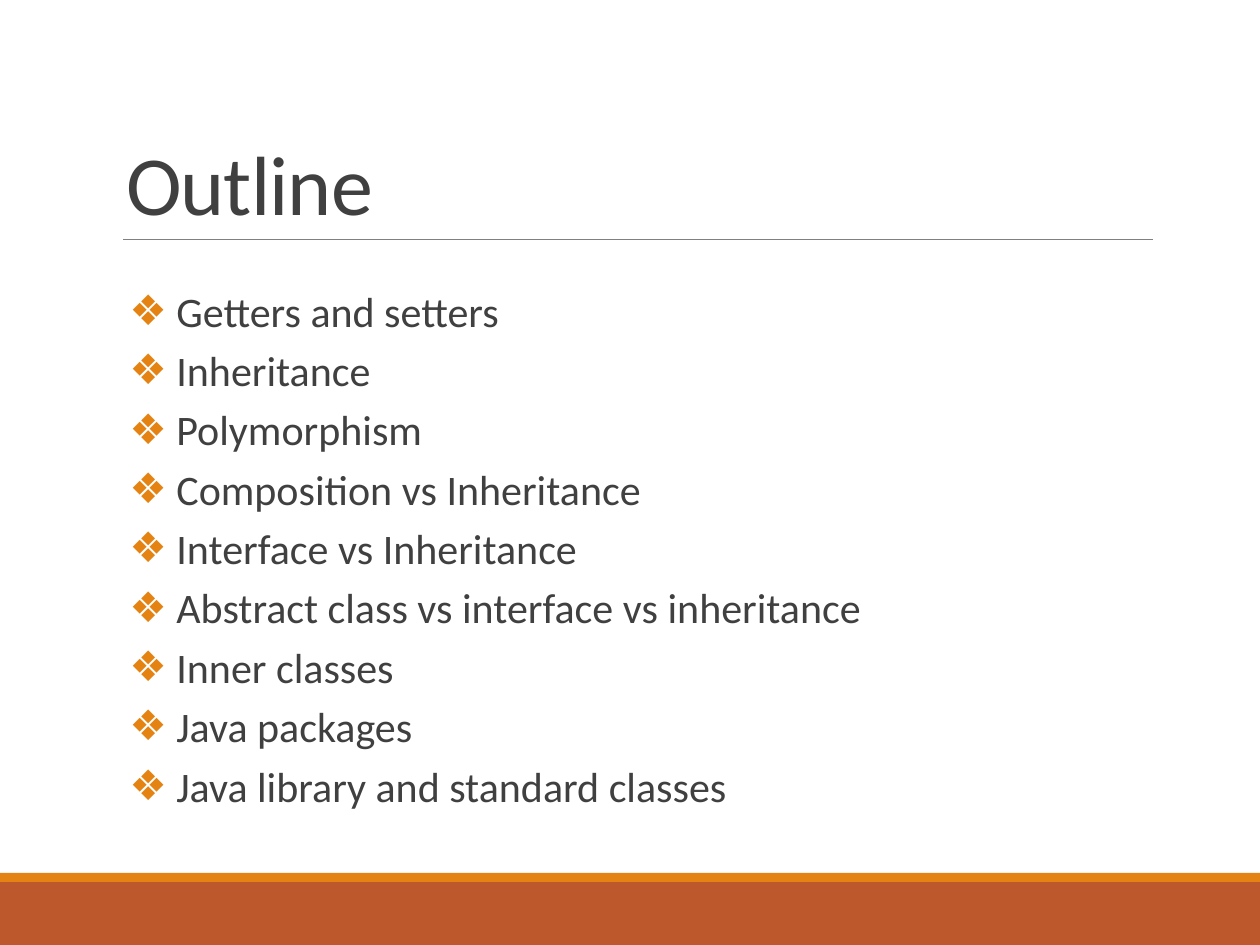
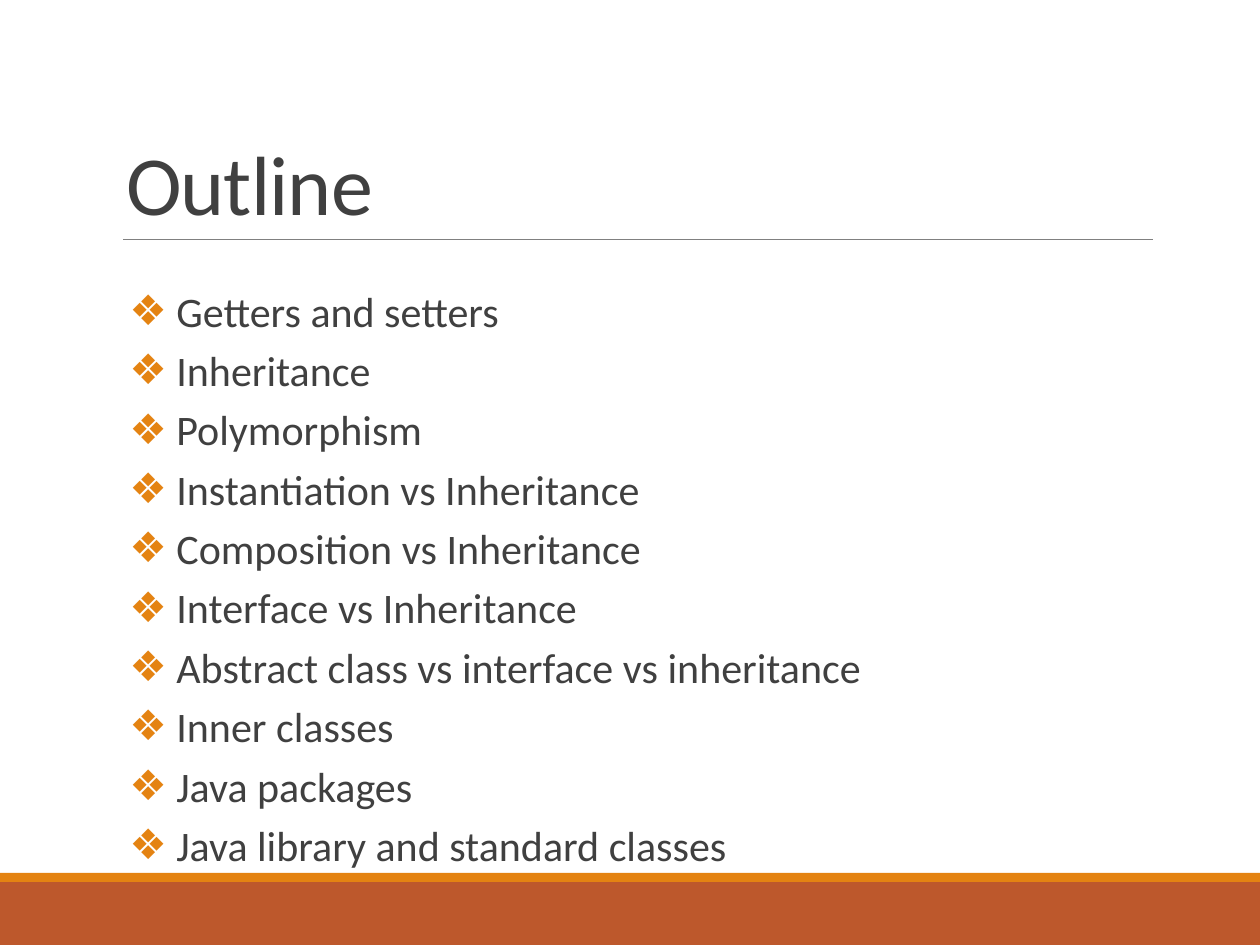
Before and after one commit to deeperj/dillinger, a slide deck: slide 2 of thesis/ukapp2/wqu_isc/sofware_design/Javabc04.pptx. Drawn at 1260x945 pixels with LibreOffice and Linux fonts; fonts in the diff are those of the drawing. Boxes give left, top, right and bottom in pixels: in the first picture for what was removed or moved away, otherwise in the second. Text is boxed around its words. In the diff, an @@ line names an element or a change of style, - is before the commit and + after.

```diff
--- a/thesis/ukapp2/wqu_isc/sofware_design/Javabc04.pptx
+++ b/thesis/ukapp2/wqu_isc/sofware_design/Javabc04.pptx
@@ text at (x1=176, y1=476, x2=639, y2=506): paragraph added @@
+❖ Instantiation vs Inheritance
```
Also in this commit, not shown: 1 other slide changed, 2 slides added, 5 other files.
